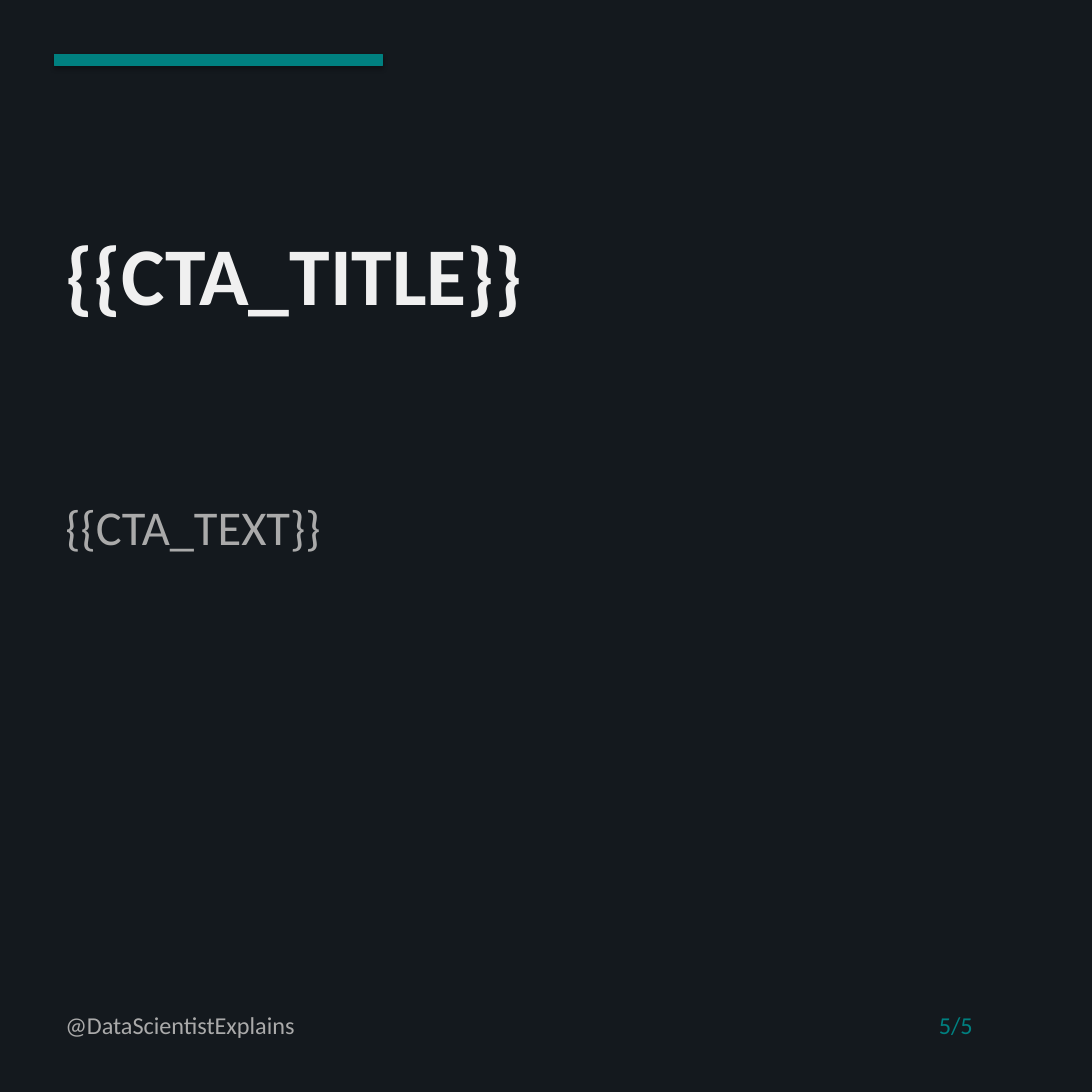
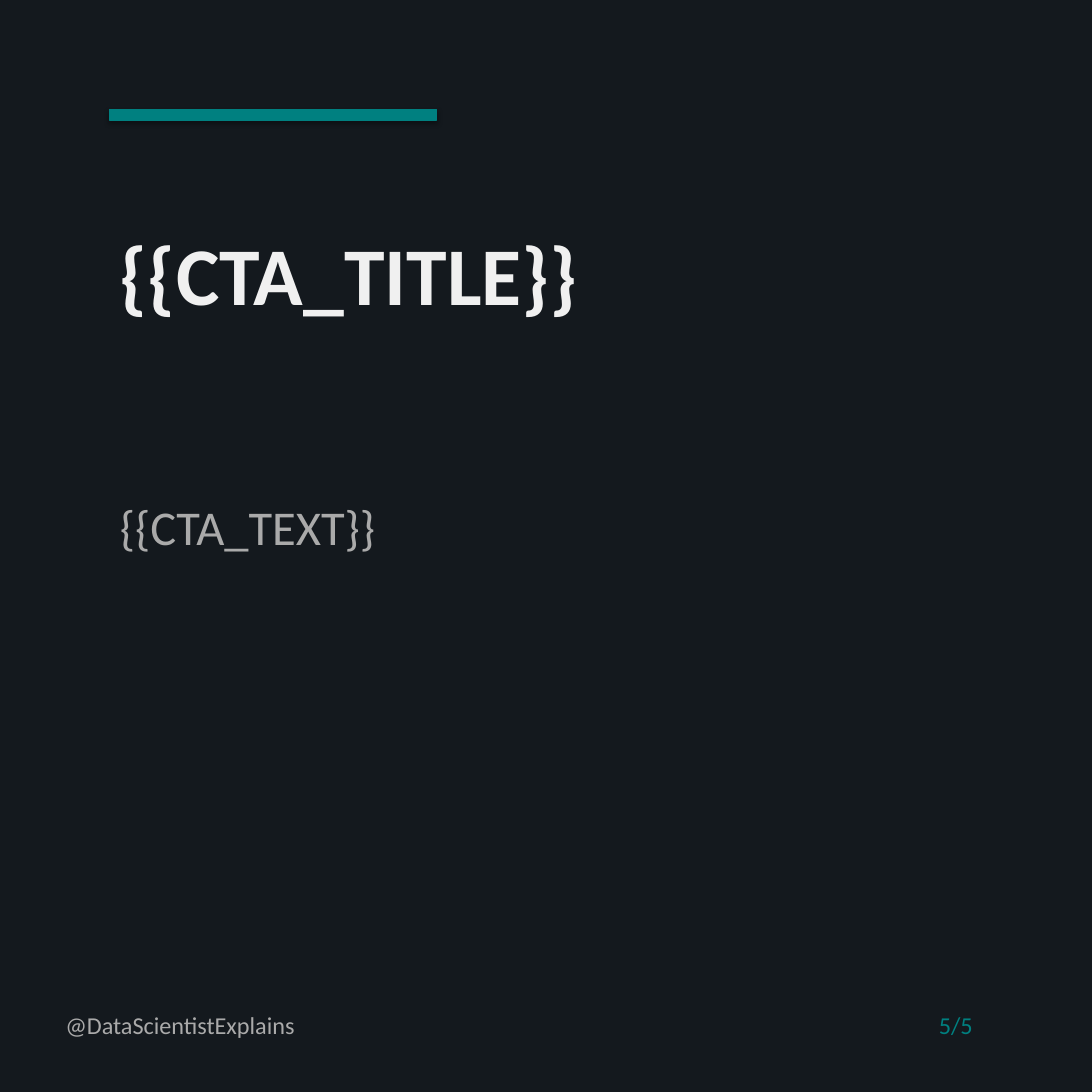
Before and after one commit to Maynanda/baba-app, a slide deck: slide 5 of templates/carousel_dark_1x1/main_carousel.pptx. Drawn at 1092x1092 pixels with LibreOffice and Linux fonts; fonts in the diff are those of the drawing. Boxes give left, top, right and bottom in pixels: in the first picture for what was removed or moved away, otherwise in the second. Text is boxed around its words. In the diff, an @@ line names an element or a change of style, - is before the commit and + after.

```diff
--- a/templates/carousel_dark_1x1/main_carousel.pptx
+++ b/templates/carousel_dark_1x1/main_carousel.pptx
@@ rectangle: place and size @@
-rectangle at [55, 55, 382, 66]
+rectangle at [109, 109, 437, 120]
@@ text "{{CTA_TITLE}}": place and size @@
-text "{{CTA_TITLE}}" at [65, 245, 523, 317]
+text "{{CTA_TITLE}}" at [120, 245, 578, 317]
@@ text "{{CTA_TEXT}}": place and size @@
-text "{{CTA_TEXT}}" at [65, 510, 320, 552]
+text "{{CTA_TEXT}}" at [120, 510, 375, 552]
```
Also in this commit, not shown: 4 other slides changed, 11 other files.
